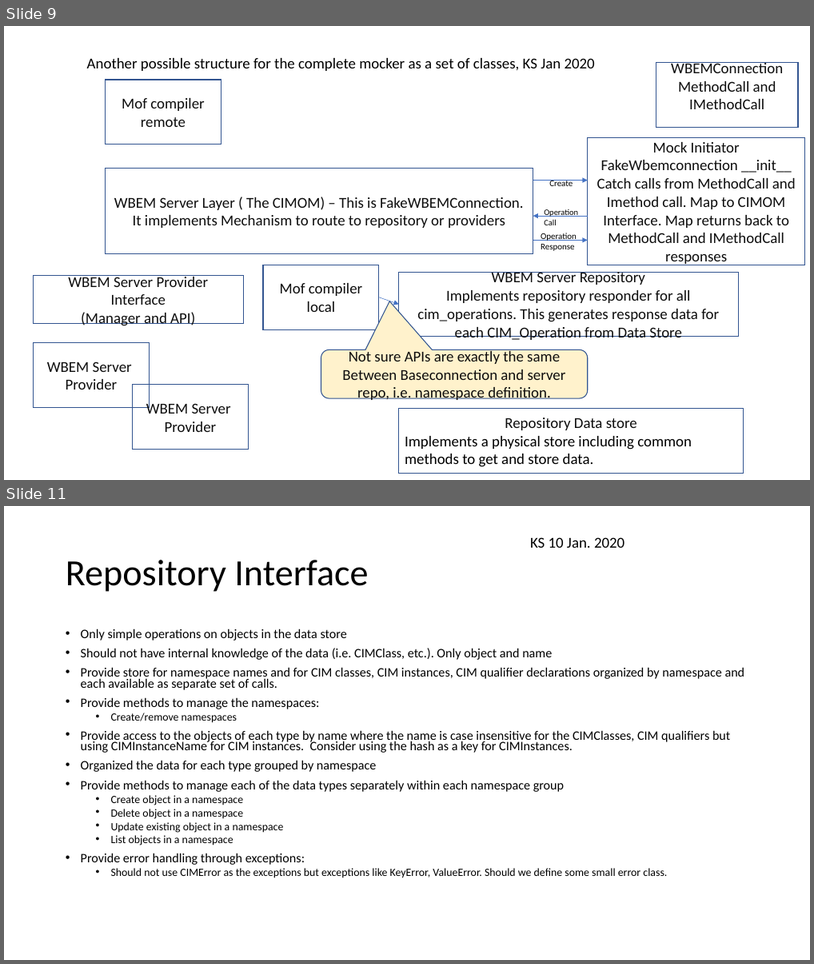
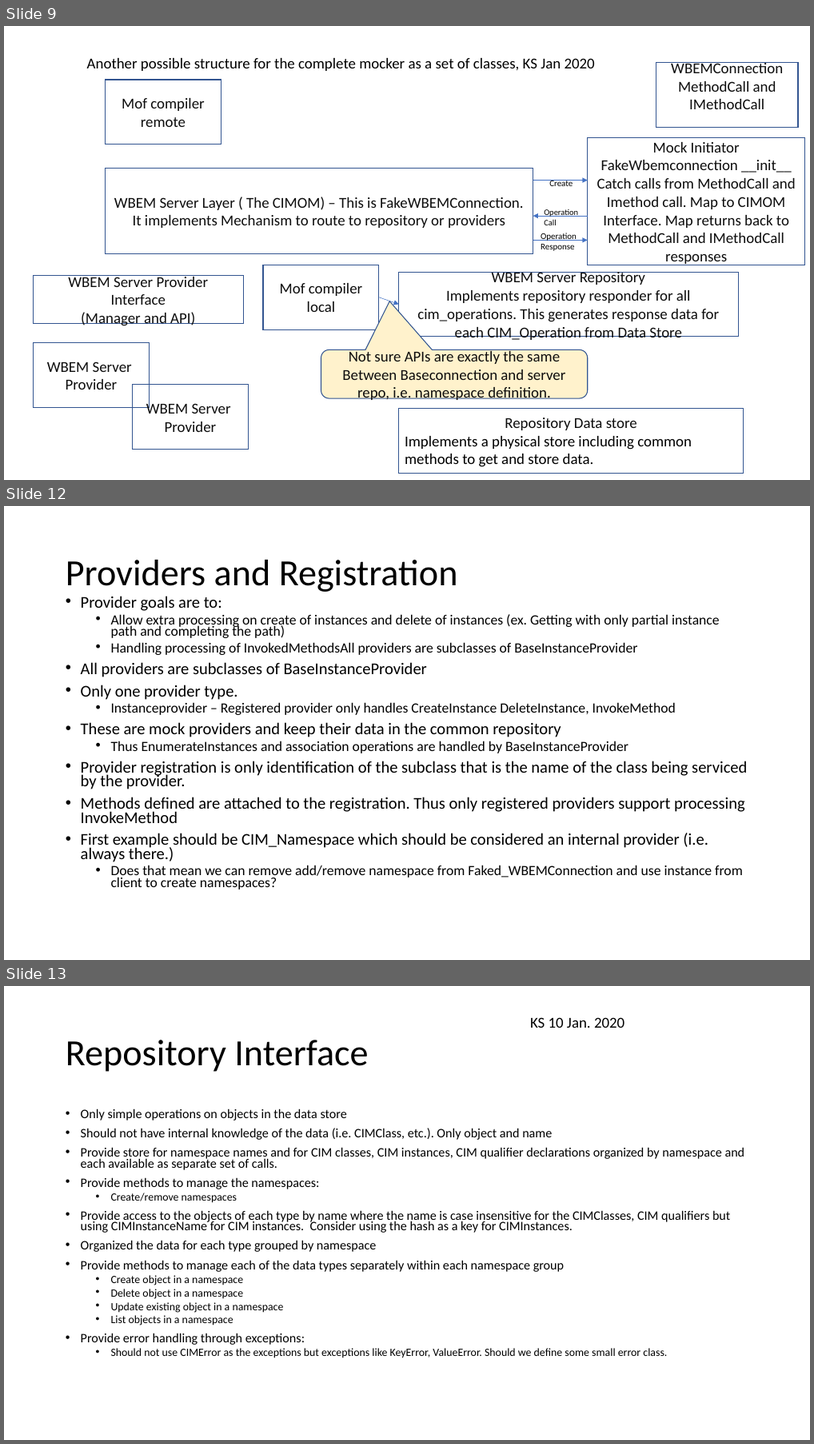
Before and after one commit to pywbem/pywbem, a slide deck: design/RepositoryStructure.pptx. Shown one above the other, each under a label of ours: slides 9 and 11 before the commit, slides 9, 12 and 13 after it; the slides between them are not shown. The pictures are 814x964 and 814x1444 pixels, drawn with LibreOffice and Linux fonts; fonts in the diff are those of the drawing. Boxes give left, top, right and bottom in pixels: in the first picture for what was removed or moved away, otherwise in the second. Text is boxed around its words. In the diff, an @@ line names an element or a change of style, - is before the commit and + after.

```diff
--- a/design/RepositoryStructure.pptx
+++ b/design/RepositoryStructure.pptx
@@ slide 12 added at <box>4,506,810,960</box>, background #FFFFFF @@
@@ title added at <box>66,560,458,592</box>, 44 pt, text #000000 @@
+Providers and Registration
@@ text added at <box>81,596,747,889</box>, 16.8 pt, text #000000 @@
+• Provider goals are to:
+  • Allow extra processing on create of instances and delete of instances (ex. Getting with only partial instance path and completing the path)
+  • Handling processing of InvokedMethodsAll providers are subclasses of BaseInstanceProvider
+• All providers are subclasses of BaseInstanceProvider
+• Only one provider type.
+  • Instanceprovider – Registered provider only handles CreateInstance DeleteInstance, InvokeMethod
+• These are mock providers and keep their data in the common repository
+  • Thus EnumerateInstances and association operations are handled by BaseInstanceProvider
+• Provider registration is only identification of the subclass that is the name of the class being serviced by the provider.
+• Methods defined are attached to the registration. Thus only registered providers support processing InvokeMethod
+• First example should be CIM_Namespace which should be considered an internal provider (i.e. always there.)
+  • Does that mean we can remove add/remove namespace from Faked_WBEMConnection and use instance from client to create namespaces?
@@ what was slide 11 is now slide 13 @@
```
Also in this commit, not shown: 6 slides changed, 1 other slide added.
